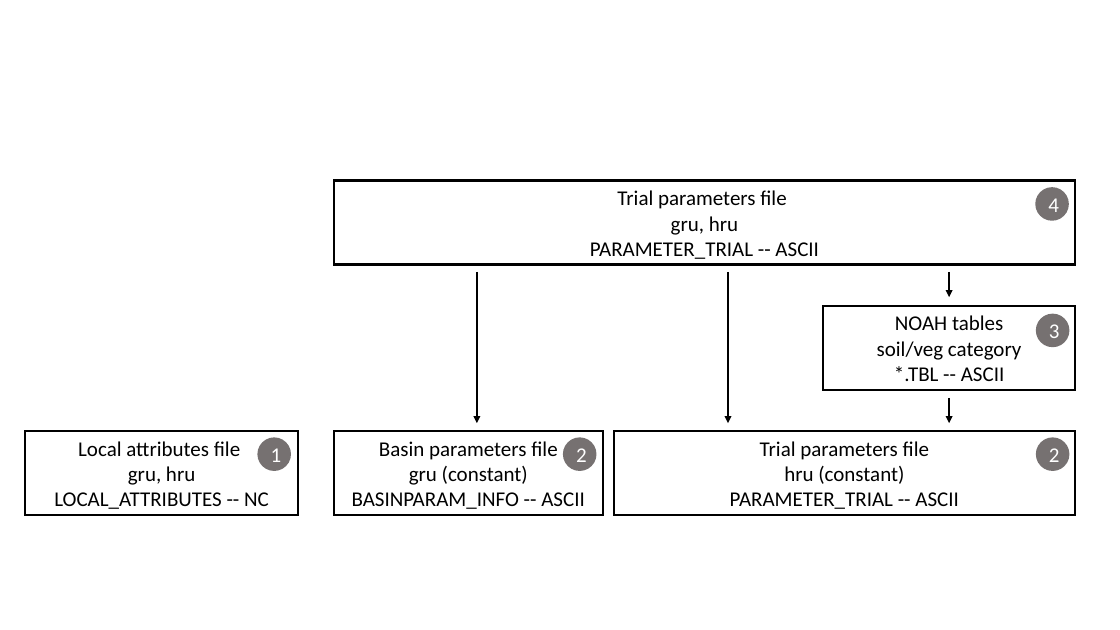
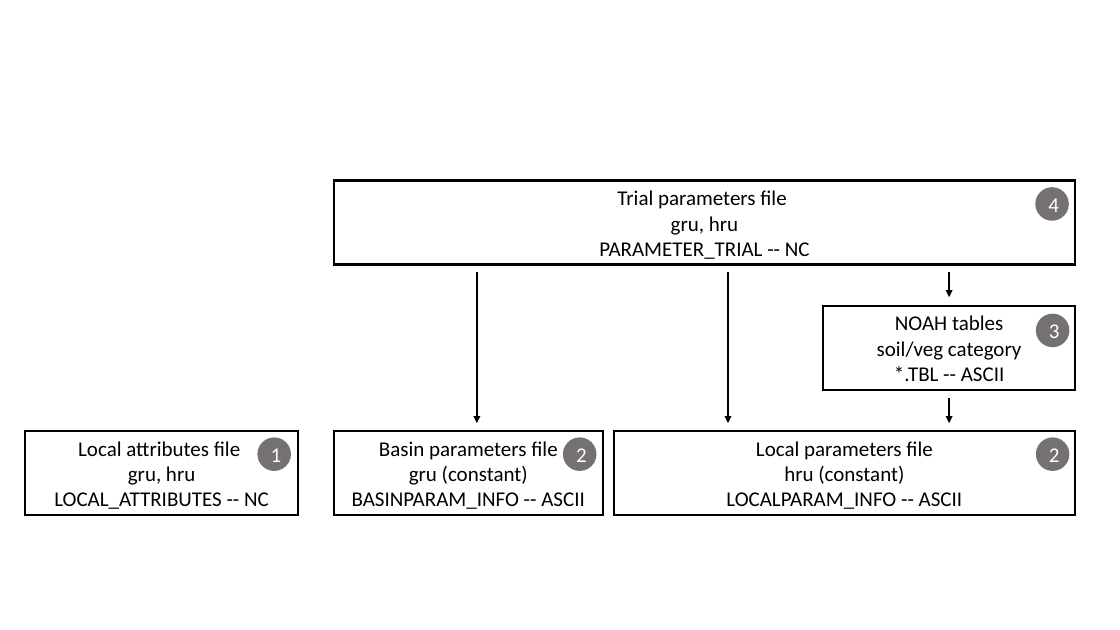
Before and after one commit to CH-Earth/summa, a slide deck: slide 1 of docs/assets/img/SUMMA_parameters_spec_order.pptx. Drawn at 1120x630 pixels with LibreOffice and Linux fonts; fonts in the diff are those of the drawing. Boxes give left, top, right and bottom in pixels: in the first picture for what was removed or moved away, otherwise in the second. Text is boxed around its words. In the diff, an @@ line names an element or a change of style, - is before the commit and + after.

```diff
--- a/docs/assets/img/SUMMA_parameters_spec_order.pptx
+++ b/docs/assets/img/SUMMA_parameters_spec_order.pptx
@@ text in rectangle at (599, 242, 810, 259): text changed @@
-PARAMETER_TRIAL -- ASCII
+PARAMETER_TRIAL -- NC
@@ text in rectangle at (756, 441, 932, 460): text changed @@
-Trial parameters file
+Local parameters file
@@ text in rectangle at (726, 492, 963, 509): text changed @@
-PARAMETER_TRIAL -- ASCII
+LOCALPARAM_INFO -- ASCII
```
Also in this commit, not shown: 1 other file.
